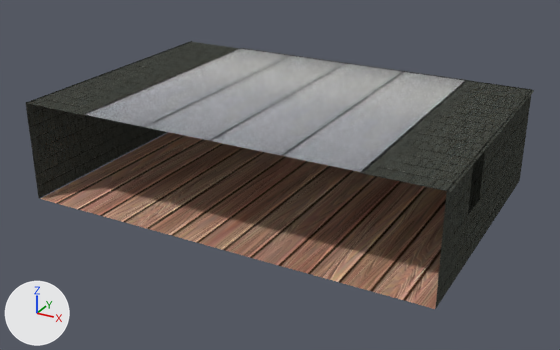
An edit to the Blender file scenes/sala01.blend, drawn before and after from the same camera.
Both versions are drawn from a camera (50 mm lens) standing at (11.07, -18.6, 9.75) and looking at (1.06, -0.39, 0.65). Every picture has the same lights, and +X, +Y and +Z are marked at lower left.
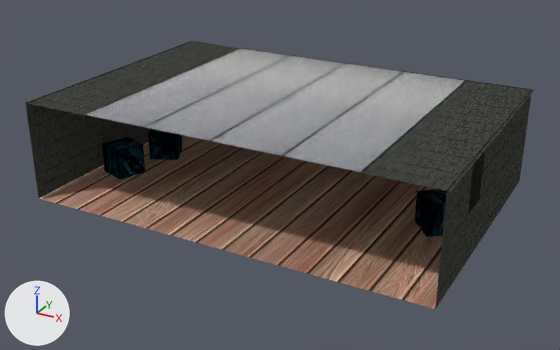
What changed in the scene script:
```text
Add img_blocos_jpg:
    img_blocos_jpg = load_image('blocos.jpg', '../textures/blocos.jpg', 1000, 1500, 'sRGB')
Add mat_b1:
    mat_b1 = diffuse_material('b1')
    mat_b1.texture = img_blocos_jpg
Add me_cube_005:
    me_cube_005.from_pydata(...)  # 24 vertices, 26 faces; spans x -1.0..1.0, y -1.0..1.0, z -1.0..1.0
    me_cube_005.polygons.foreach_set('use_smooth', [True] * 26)
    me_cube_005.materials.append(mat_b1)  # picture img_blocos_jpg
Add ob_bloco:
    ob_bloco = bpy.data.objects.new('bloco', me_cube_005)
    ob_bloco.location = (-4.04, -1.25, 0.48)
    ob_bloco.rotation_euler = (0.0, 0.0, -1.909)  # degrees (0, 0, -109)
    ob_bloco.scale = (0.464, 0.464, 0.464)
Add ob_bloco_001:
    ob_bloco_001 = bpy.data.objects.new('bloco.001', me_cube_005.copy())
    ob_bloco_001.location = (-3.75, 0.54, 0.48)
    ob_bloco_001.rotation_euler = (0.0, 0.0, 0.465)  # degrees (0, 0, 27)
    ob_bloco_001.scale = (0.464, 0.464, 0.464)
Add ob_bloco_003:
    ob_bloco_003 = bpy.data.objects.new('bloco.003', me_cube_005.copy())
    ob_bloco_003.location = (5.78, -0.21, 0.48)
    ob_bloco_003.rotation_euler = (0.0, 0.0, -0.881)  # degrees (0, 0, -50)
    ob_bloco_003.scale = (0.464, 0.464, 0.464)
```

Where the change shows, as pixel boxes [x1, y1, x2, y2] in the pictures (560 x 350 px):
'bloco', added: after [102, 137, 145, 180]
'bloco.003', added (black): after [415, 189, 447, 237]
'bloco.001', added (black): after [148, 129, 182, 160]
